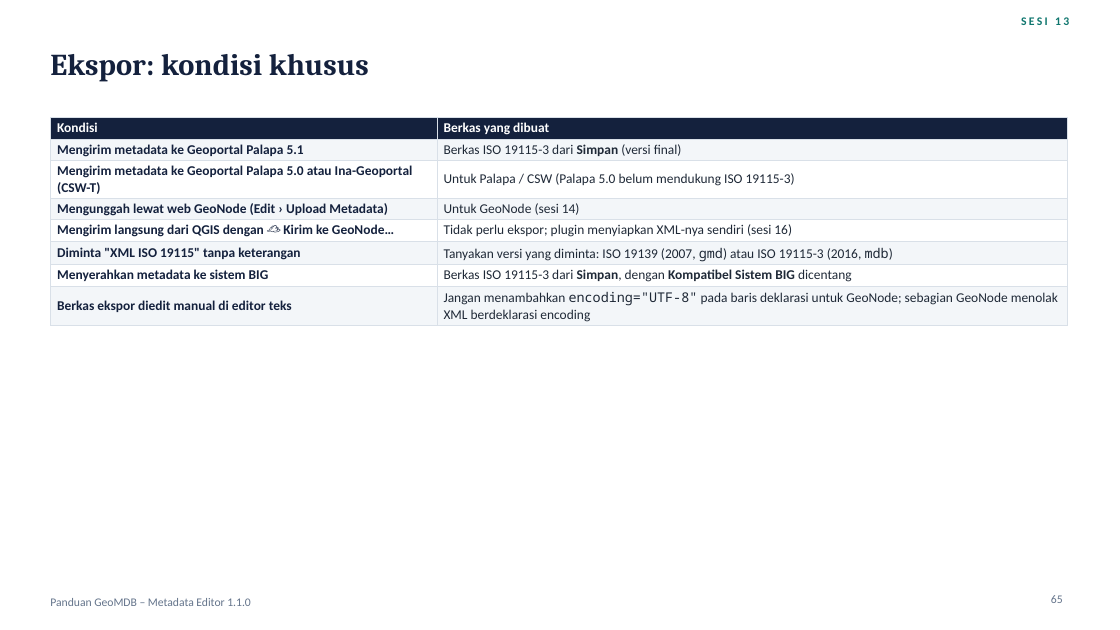
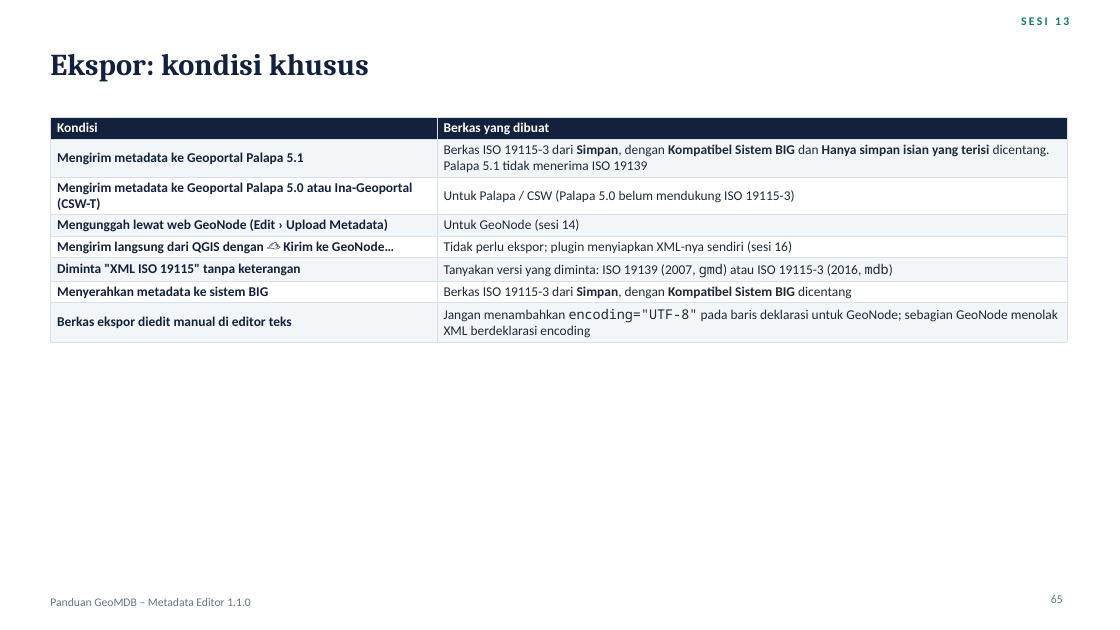
Before and after one commit to wendraalqassam/iso19115_metadata_editor, a slide deck: slide 65 of docs/Panduan-GeoMDB-Metadata-Editor.pptx. Drawn at 1120x630 pixels with LibreOffice and Linux fonts; fonts in the diff are those of the drawing. Boxes give left, top, right and bottom in pixels: in the first picture for what was removed or moved away, otherwise in the second. Text is boxed around its words. In the diff, an @@ line names an element or a change of style, - is before the commit and + after.

Commit message:
Palapa 5.1: ISO 19115-3 only, saved with "Kompatibel Sistem BIG"
Palapa 5.1 does not accept ISO 19139; it takes the ISO 19115-3 file from Save with the
"Kompatibel Sistem BIG" and "Hanya simpan isian yang terisi" options checked. The "Untuk Palapa / CSW"
ISO 19139 export is for Palapa 5.0 (and pycsw/CSW-T). Deck (session 13 Palapa slide, export
conditions, option combinations, case study A, troubleshooting, FAQ, summary) and README updated.

```diff
--- a/docs/Panduan-GeoMDB-Metadata-Editor.pptx
+++ b/docs/Panduan-GeoMDB-Metadata-Editor.pptx
@@ table at <box>50,118,1067,342</box> @@
-row 2, column 2: Berkas ISO 19115-3 dari Simpan (versi final)
+row 2, column 2: Berkas ISO 19115-3 dari Simpan, dengan Kompatibel Sistem BIG dan Hanya simpan isian yang terisi dicentang. Palapa 5.1 tidak menerima ISO 19139
```
Also in this commit, not shown: 7 other slides changed, 1 other file.
